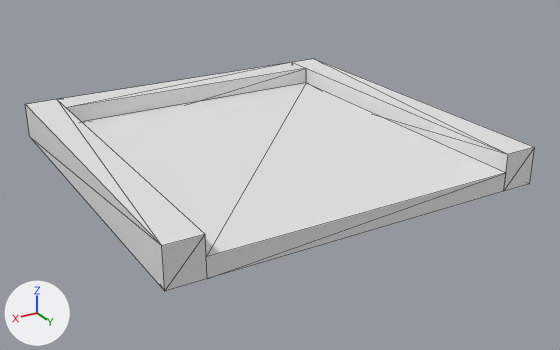
An edit to the glTF model static/block/start/1.glb, drawn before and after from the same camera.
Rendered twice from a 50 mm camera at (4.87, 8.62, 4.0) aimed at (-0.13, 0.29, -0.17). Lighting does not change. The marker at lower left points along +X, +Y and +Z. Mesh edges are drawn as thin lines. Vertices at the same position are counted once.

Objects in the first picture: 'cuboid_0_slab', 'cuboid_0_wall.001', 'cuboid_0_wall.002', 'cuboid_0_wall.003'.
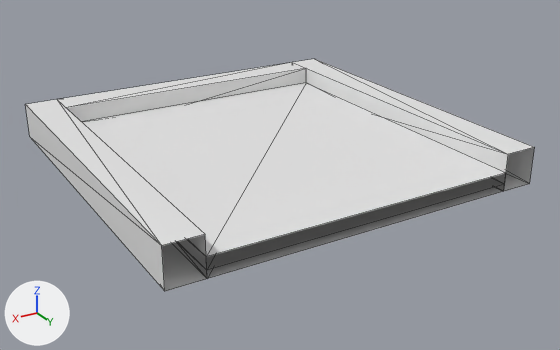
Where the change shows, as pixel boxes (x1, y1, x2, y2) in the pictures (560 x 350 px):
'cuboid_0_slab', reshaped
    before: (82, 83, 506, 279)
    after: (82, 83, 506, 270)
'cuboid_0_wall', added
    after: (172, 178, 504, 279)
part 1 of me_wall_002, deleted
    before: (504, 147, 535, 191)
part 2 of me_wall_003, deleted
    before: (162, 234, 207, 291)
part 3 of me_courseslab, cut back
    before: (206, 173, 506, 279)
    after: (179, 174, 506, 270)

Edits to the bpy script that builds the scene:
```text
Change me_courseslab:
    where me_courseslab.from_pydata(...)  # 8 vertices, 12 faces; spans x -2.05..2.05, y -2.05..2.5, z 0.0..0.25
    used by ob_cuboid_0_slab; location = (0.0, 0.0, 0.0)
    verts and faces of me_courseslab; kept vertices keep their numbers, new ones are numbered from 8
    before: 0 (-2.05, -2.05, 0.0), 1 (2.05, -2.05, 0.0), 2 (-2.05, 2.5, 0.0) at pixel (503, 191), 3 (2.05, 2.5, 0.0) at pixel (207, 278), 6 (-2.05, 2.5, 0.25) at pixel (506, 172)
    before: 7 (2.05, 2.5, 0.25) at pixel (206, 256)
    me_courseslab part 3
    add delete_faces([(2, 6, 3), (3, 6, 7)])
    add for i in [*range(0, 4)]: verts[i] += (0.0, 0.0, 0.1)
Change me_wall_002:
    where me_wall_002.from_pydata(...)  # 8 vertices, 12 faces; spans x -2.5..-2.05, y -2.5..2.5, z 0.0..0.5
    used by ob_cuboid_0_wall_002; location = (0.0, 0.0, 0.0)
    verts and faces of me_wall_002; kept vertices keep their numbers, new ones are numbered from 8
    before: 2 (-2.5, 2.5, 0.0) at pixel (529, 183), 3 (-2.05, 2.5, 0.0) at pixel (503, 191), 6 (-2.5, 2.5, 0.5) at pixel (534, 147), 7 (-2.05, 2.5, 0.5) at pixel (508, 154)
    me_wall_002 part 1
    add delete_faces([(2, 6, 3), (3, 6, 7)])
Change me_wall_003:
    where me_wall_003.from_pydata(...)  # 8 vertices, 12 faces; spans x 2.05..2.5, y -2.5..2.5, z 0.0..0.5
    used by ob_cuboid_0_wall_003; location = (0.0, 0.0, 0.0)
    verts and faces of me_wall_003; kept vertices keep their numbers, new ones are numbered from 8
    before: 2 (2.05, 2.5, 0.0) at pixel (207, 278), 3 (2.5, 2.5, 0.0) at pixel (164, 291), 6 (2.05, 2.5, 0.5) at pixel (205, 234), 7 (2.5, 2.5, 0.5) at pixel (161, 245)
    me_wall_003 part 2
    add delete_faces([(2, 6, 3), (3, 6, 7)])
Add me_courseslab_1:
    me_courseslab_1.from_pydata([(-2.05, -2.05, 0.0), (2.05, -2.05, 0.0), (-2.05, 2.5, 0.0), (2.05, 2.5, 0.0), (-2.05, -2.05, 0.1), (2.05, -2.05, 0.1), (-2.05, 2.5, 0.1), (2.05, 2.5, 0.1)], [], [(3, 1, 0), (3, 0, 2), (7, 6, 4), (7, 4, 5), (0, 1, 5), (0, 5, 4), (1, 3, 7), (1, 7, 5), (2, 0, 4), (2, 4, 6)])
Add ob_cuboid_0_wall:
    ob_cuboid_0_wall = bpy.data.objects.new('cuboid_0_wall', me_courseslab_1)
    ob_cuboid_0_wall.location = (0.0, 0.0, 0.0)
```
